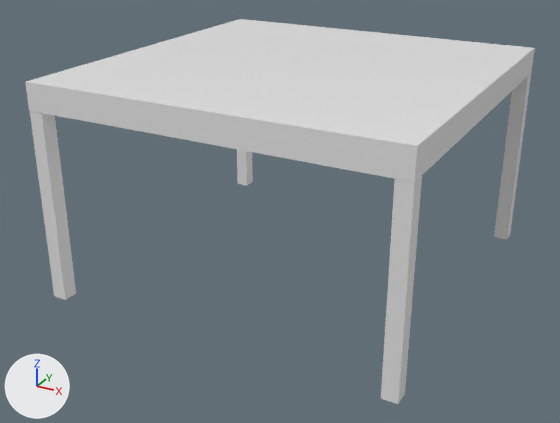
Before and after pictures for a commit that changed the Blender file Blender Assets/Blender Props/Table.blend.
Both versions are drawn from a 50 mm lens placed at (0.755, -2.046, 0.964), pointed at (-0.103, -0.486, 0.185). Every picture has the same lights, and +X, +Y and +Z are marked at lower left.

Objects in the first picture: 'Table'.
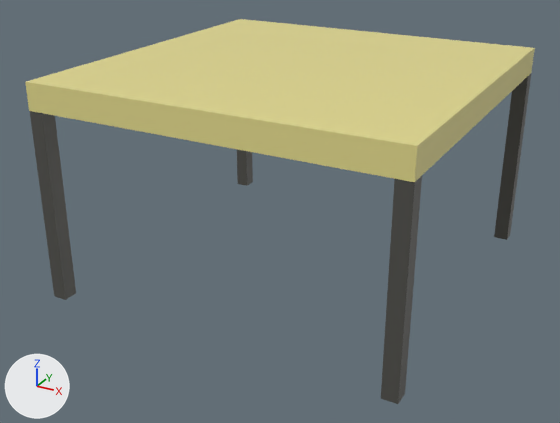
Diff of the bpy script that builds the scene:
```diff
--- a/Blender Assets/Blender Props/Table.blend.py
+++ b/Blender Assets/Blender Props/Table.blend.py
@@ mat_tabletop @@
+mat_tabletop = principled_material('TableTop')
+mat_tabletop.base_color = (0.8, 0.728, 0.275)  # yellow #e7de8f
+mat_tabletop.roughness = 0.4
@@ mat_tablelegs @@
+mat_tablelegs = principled_material('TableLegs')
+mat_tablelegs.base_color = (0.0835, 0.0822, 0.0726)  # dark grey #52514c
@@ me_cube_004 @@
 me_cube_004.from_pydata(...)  # 40 vertices, 30 faces; spans x -1.0..48.0, y -46.5..1.0, z -1.3..1.0
 # used by ob_table; location = (-0.502, 0.0, 0.25); scale = (0.0181, 0.0186, -0.233)
+# me_cube_004 part 1: 5 of the faces centred in x 23.5..48.0, y -46.5..-22.7, z -1.3..-1.0 switch from mat_material (white #e7e7e7) to mat_tabletop (yellow #e7de8f)
+# me_cube_004 part 2: all 5 faces centred in x -1.0..1.0, y -46.5..-44.5, z 0.0..1.0 switch from mat_material (white #e7e7e7) to mat_tablelegs (dark grey #52514c)
+# me_cube_004 part 3: all 5 faces centred in x 46.0..48.0, y -46.5..-44.5, z 0.0..1.0 switch from mat_material (white #e7e7e7) to mat_tablelegs (dark grey #52514c)
+# me_cube_004 part 4: all 5 faces centred in x 46.0..48.0, y -1.0..1.0, z 0.0..1.0 switch from mat_material (white #e7e7e7) to mat_tablelegs (dark grey #52514c)
+# me_cube_004 part 5: all 4 faces centred in x -1.0..1.0, y -1.0..1.0, z 0.0 switch from mat_material (white #e7e7e7) to mat_tablelegs (dark grey #52514c)
```

Boxes [x1, y1, x2, y2] around the edits, measured in the pictures (560 x 423 px):
part 1 of me_cube_004, recoloured
    both: [25, 19, 535, 182]
part 2 of me_cube_004, recoloured
    both: [30, 111, 76, 300]
part 3 of me_cube_004, recoloured
    both: [381, 176, 422, 404]
part 4 of me_cube_004, recoloured
    both: [494, 74, 531, 240]
part 5 of me_cube_004, recoloured
    both: [237, 149, 253, 186]
